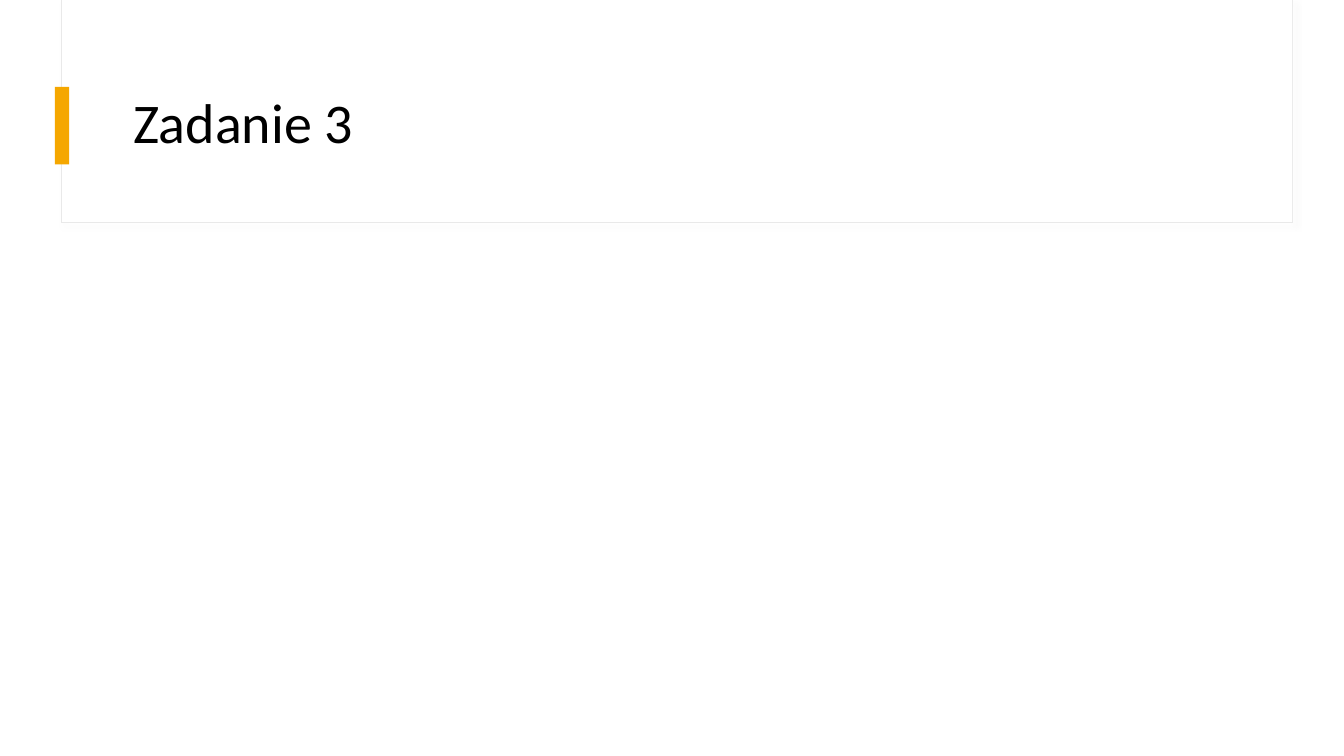
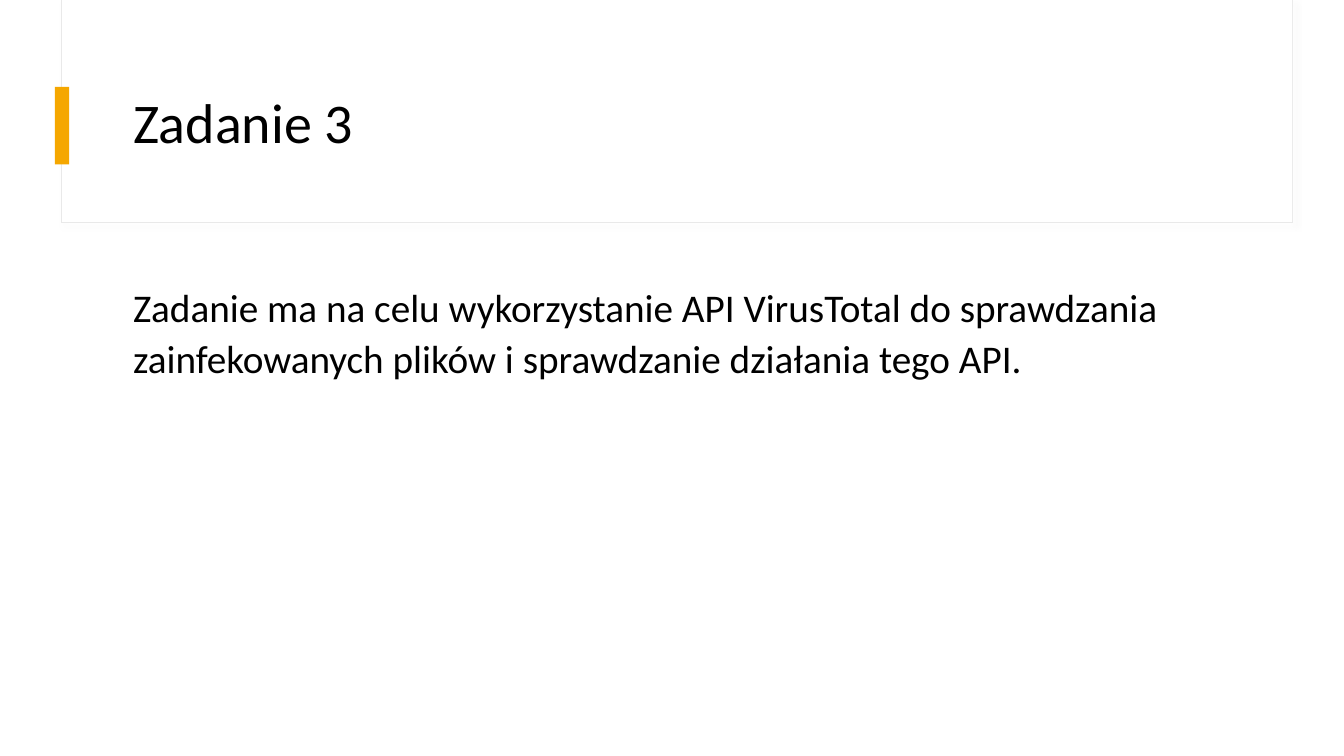
Before and after one commit to m-c-j/Podejrzane_pliki_kontra_serwis_do_przesylania_danych, a slide deck: slide 16 of BAIiM - Podejrzane pliki kontra serwis do przesyłania danych.pptx (slide 15 before the commit). Drawn at 1344x756 pixels with LibreOffice and Linux fonts; fonts in the diff are those of the drawing. Boxes give left, top, right and bottom in pixels: in the first picture for what was removed or moved away, otherwise in the second. Text is boxed around its words. In the diff, an @@ line names an element or a change of style, - is before the commit and + after.

```diff
--- a/BAIiM - Podejrzane pliki kontra serwis do przesyłania danych.pptx
+++ b/BAIiM - Podejrzane pliki kontra serwis do przesyłania danych.pptx
@@ text added at [133,294,1157,380], 28 pt, text #000000 @@
+Zadanie ma na celu wykorzystanie API VirusTotal do sprawdzania zainfekowanych plików i sprawdzanie działania tego API.
```
Also in this commit, not shown: 2 other slides changed, 1 slide added.
